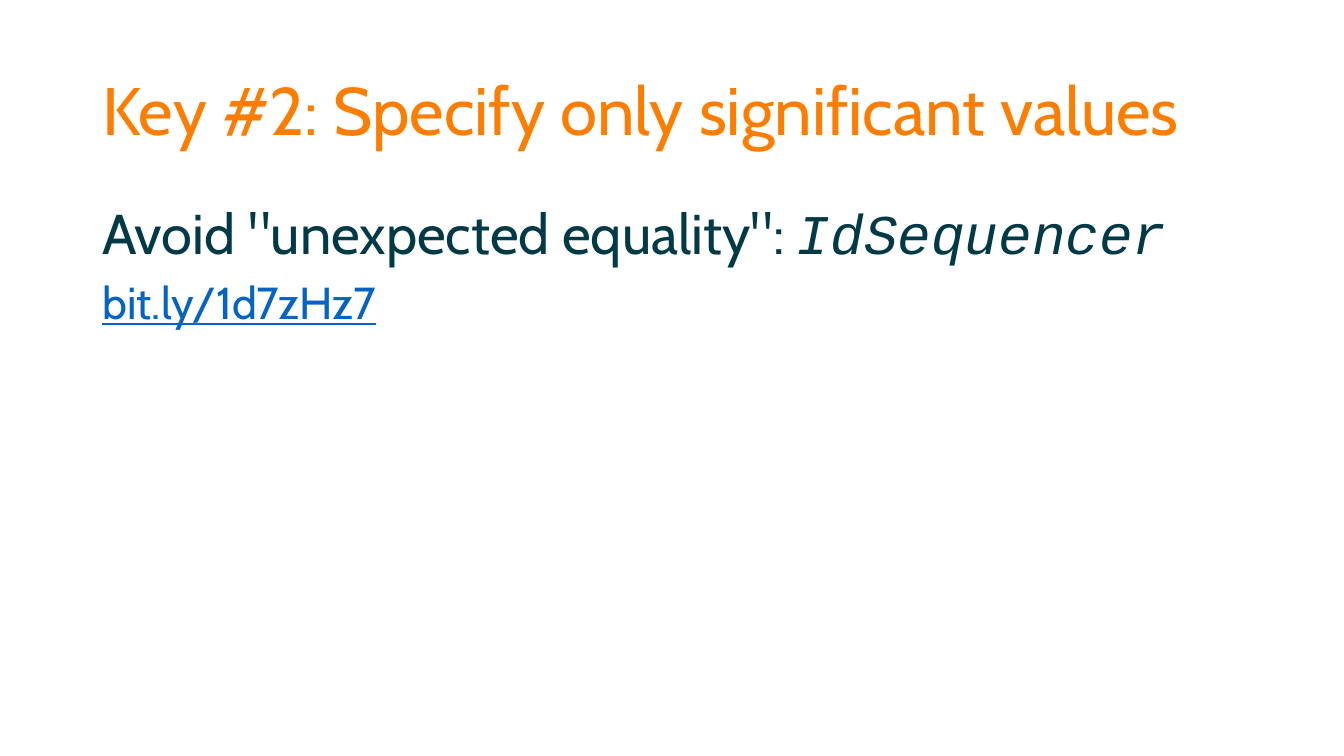
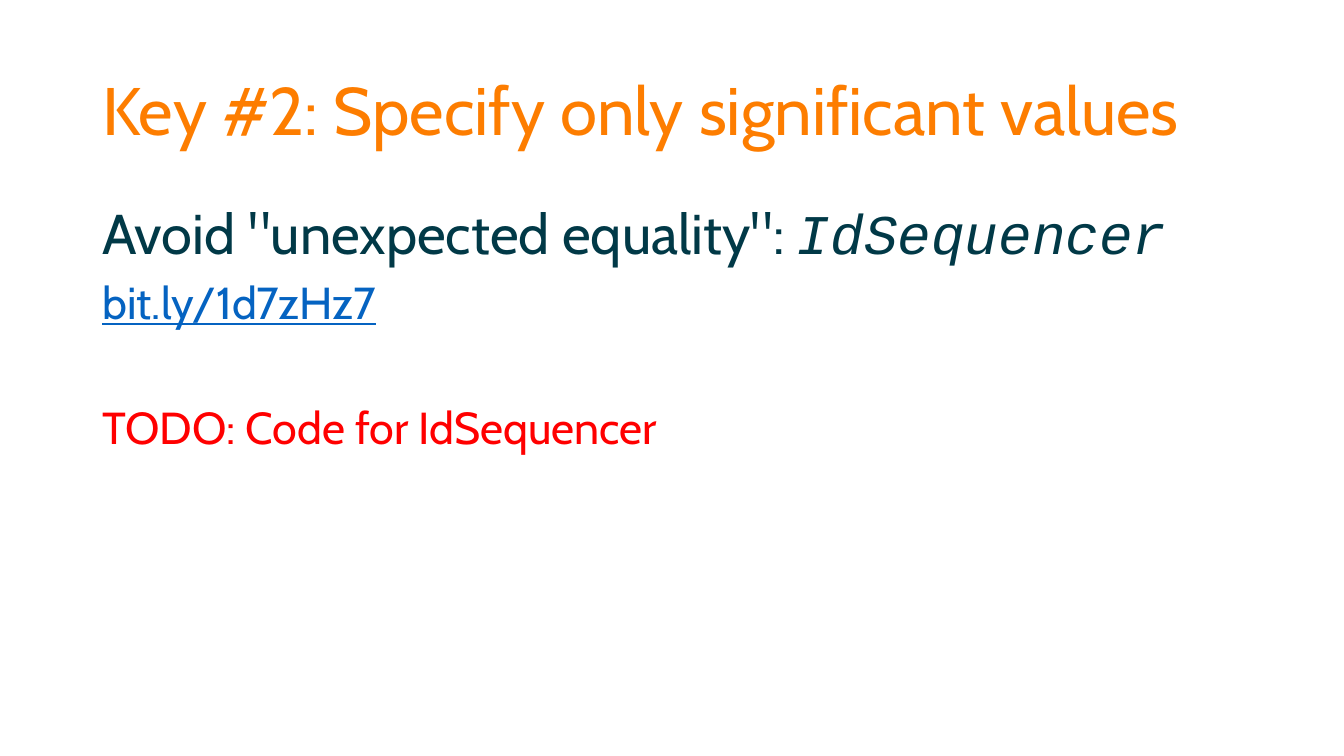
Before and after one commit to spetryjohnson/Talk-Patterns_of_Effective_Test_Setup, a slide deck: slide 40 of POETS - CodeMash 2017.pptx. Drawn at 1344x756 pixels with LibreOffice and Linux fonts; fonts in the diff are those of the drawing. Boxes give left, top, right and bottom in pixels: in the first picture for what was removed or moved away, otherwise in the second. Text is boxed around its words. In the diff, an @@ line names an element or a change of style, - is before the commit and + after.

```diff
--- a/POETS - CodeMash 2017.pptx
+++ b/POETS - CodeMash 2017.pptx
@@ text at [102,410,657,454]: paragraph added @@
+TODO: Code for IdSequencer
```
Also in this commit, not shown: 3 other slides changed, 5 slides added, 3 slides removed, 1 other file.
